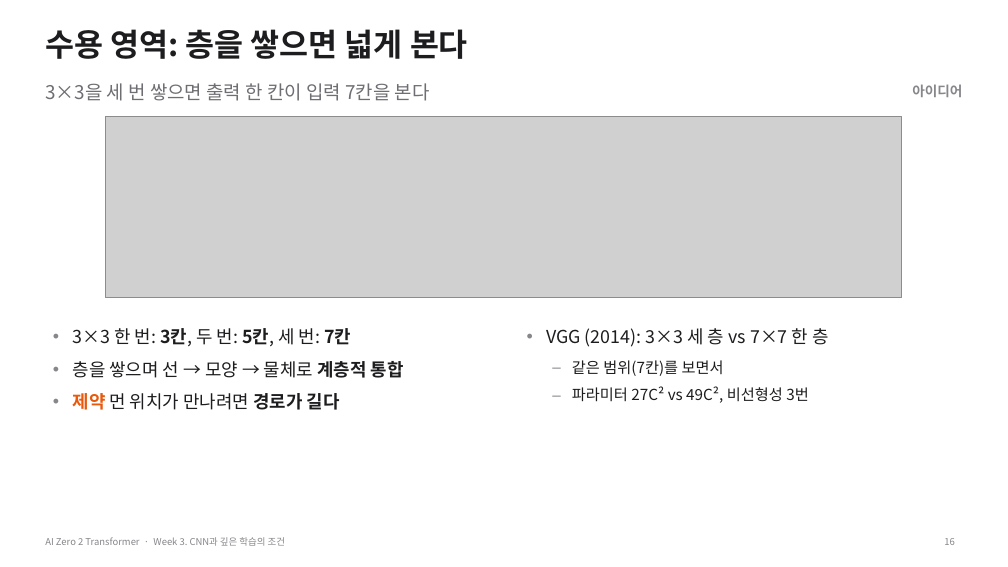
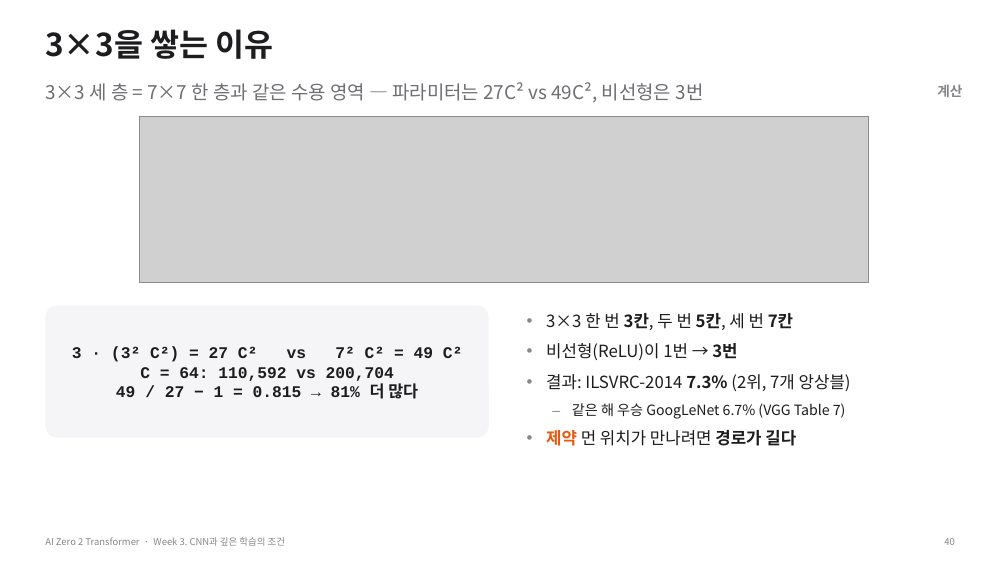
Before and after one commit to myunhh/AI-Zero-2-Transformers, a slide deck: slide 40 of lectures/week03_cnn_and_deep_learning.pptx (slide 16 before the commit). Drawn at 1008x567 pixels with LibreOffice and Linux fonts; fonts in the diff are those of the drawing; grey boxes stand for pictures. Boxes give left, top, right and bottom in pixels: in the first picture for what was removed or moved away, otherwise in the second. Text is boxed around its words. In the diff, an @@ line names an element or a change of style, - is before the commit and + after.

```diff
--- a/lectures/week03_cnn_and_deep_learning.pptx
+++ b/lectures/week03_cnn_and_deep_learning.pptx
@@ title at (45, 29, 273, 59): text changed @@
-수용 영역: 층을 쌓으면 넓게 본다
+3×3을 쌓는 이유
@@ text at (45, 82, 704, 103): text changed @@
-3×3을 세 번 쌓으면 출력 한 칸이 입력 7칸을 본다
+3×3 세 층 = 7×7 한 층과 같은 수용 영역 — 파라미터는 27C² vs 49C², 비선형은 3번
@@ text at (937, 84, 962, 97): text changed @@
-아이디어
+계산
@@ picture: place and size @@
-picture at (106, 116, 902, 298)
+picture at (139, 116, 869, 283)
@@ rounded rectangle added at (45, 306, 489, 438), fill #F5F5F7 @@
@@ text "3×3 한 번 3칸, 두 ...": place and size @@
-text "3×3 한 번 3칸, 두 ..." at (73, 328, 404, 410)
+text "3×3 한 번 3칸, 두 ..." at (546, 313, 851, 446)
@@ text at (546, 313, 851, 419): text changed; size 17 to 16 pt @@
-• 3×3 한 번: 3칸, 두 번: 5칸, 세 번: 7칸
-• 층을 쌓으며 선 → 모양 → 물체로 계층적 통합
+• 3×3 한 번 3칸, 두 번 5칸, 세 번 7칸
+• 비선형(ReLU)이 1번 → 3번
+• 결과: ILSVRC-2014 7.3% (2위, 7개 앙상블)
+– 같은 해 우승 GoogLeNet 6.7% (VGG Table 7)
@@ text removed at (546, 328, 828, 403) @@
-• VGG (2014): 3×3 세 층 vs 7×7 한 층
-– 같은 범위(7칸)를 보면서
-– 파라미터 27C² vs 49C², 비선형성 3번
@@ text added at (72, 346, 463, 399), 15.5 pt, text #1D1D1F, bold @@
+3 · (3² C²) = 27 C² vs 7² C² = 49 C²
+C = 64: 110,592 vs 200,704
+49 / 27 − 1 = 0.815 → 81% 더 많다
@@ text at (546, 430, 796, 446): size 17 to 16 pt in "제약 먼 위치가 만나려면 경로가 길다" @@
@@ page number at (944, 538, 954, 545): text changed @@
-16
+40
```
Also in this commit, not shown: 28 other slides changed, 33 slides added, 13 slides removed, 21 other files.
